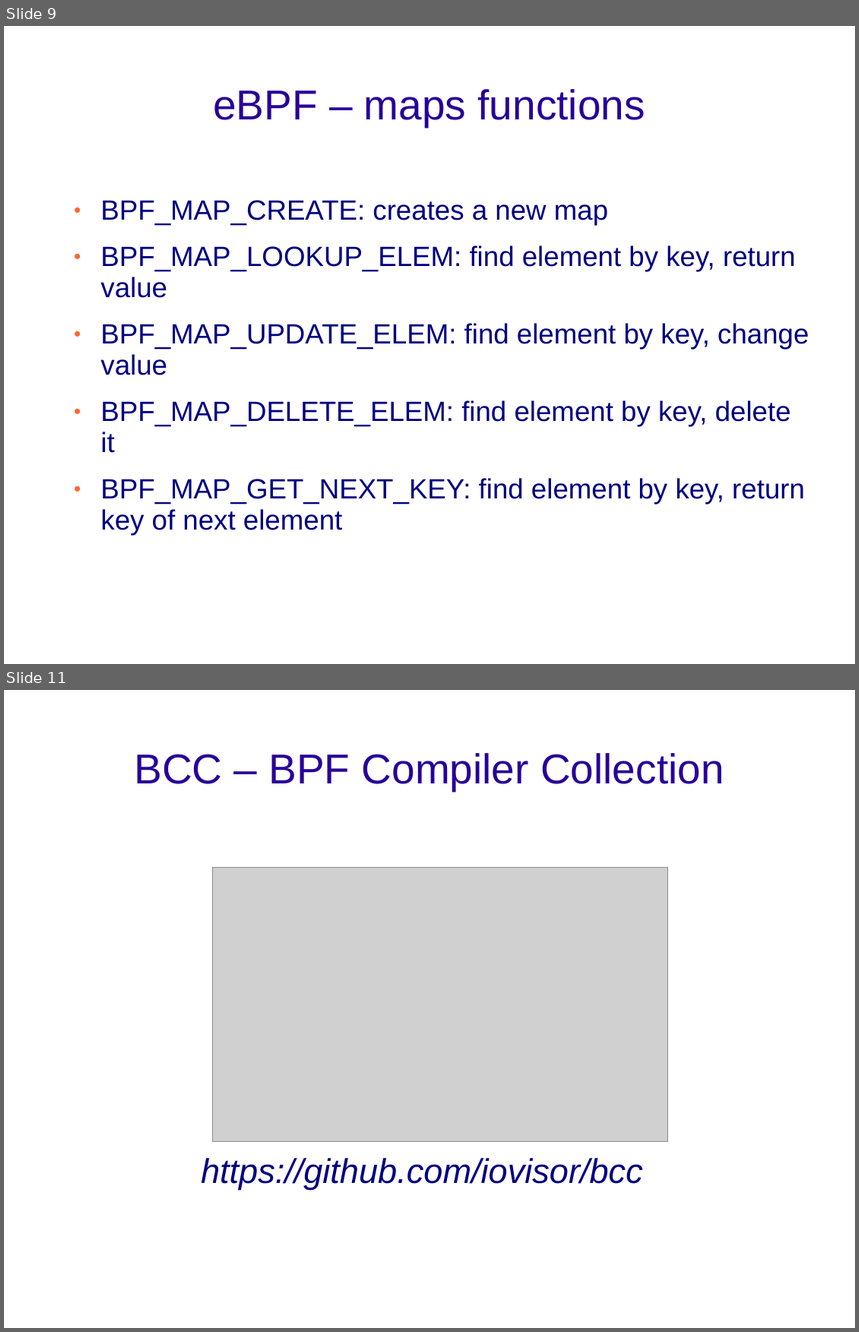
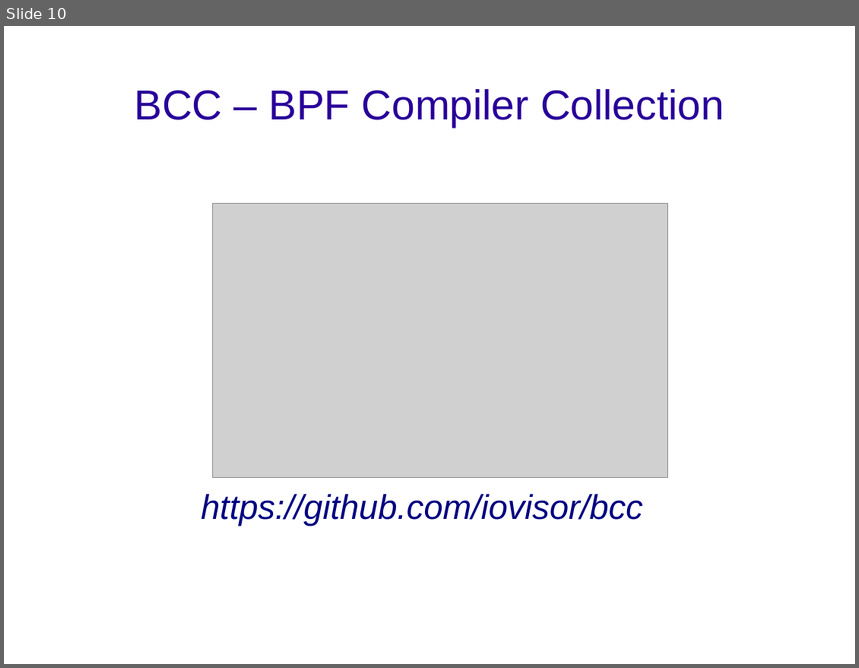
Before and after one commit to netgroup-polito/ebpf-test, a slide deck: eBPF - Short Presentation.ppt. Shown one above the other, each under a label of ours: slides 9 and 11 before the commit, slide 10 after it; the slides between them are not shown. The pictures are 859x1332 and 859x668 pixels, drawn with LibreOffice and Linux fonts; fonts in the diff are those of the drawing; grey boxes stand for pictures; background and template pictures are left out. Boxes give left, top, right and bottom in pixels: in the first picture for what was removed or moved away, otherwise in the second. Text is boxed around its words. In the diff, an @@ line names an element or a change of style, - is before the commit and + after.

```diff
--- a/eBPF - Short Presentation.ppt
+++ b/eBPF - Short Presentation.ppt
@@ slide 9 removed at box(4, 26, 855, 664), background picture (left out) @@
@@ title removed at box(213, 89, 645, 127) @@
-eBPF – maps functions
@@ text removed at box(101, 200, 809, 535) @@
-● BPF_MAP_CREATE: creates a new map
-● BPF_MAP_LOOKUP_ELEM: find element by key, return value
-● BPF_MAP_UPDATE_ELEM: find element by key, change value
-● BPF_MAP_DELETE_ELEM: find element by key, delete it
-● BPF_MAP_GET_NEXT_KEY: find element by key, return key of next element
@@ what was slide 11 is now slide 10 @@
```
Also in this commit, not shown: 8 slides changed, 4 slides added, 4 other files.
